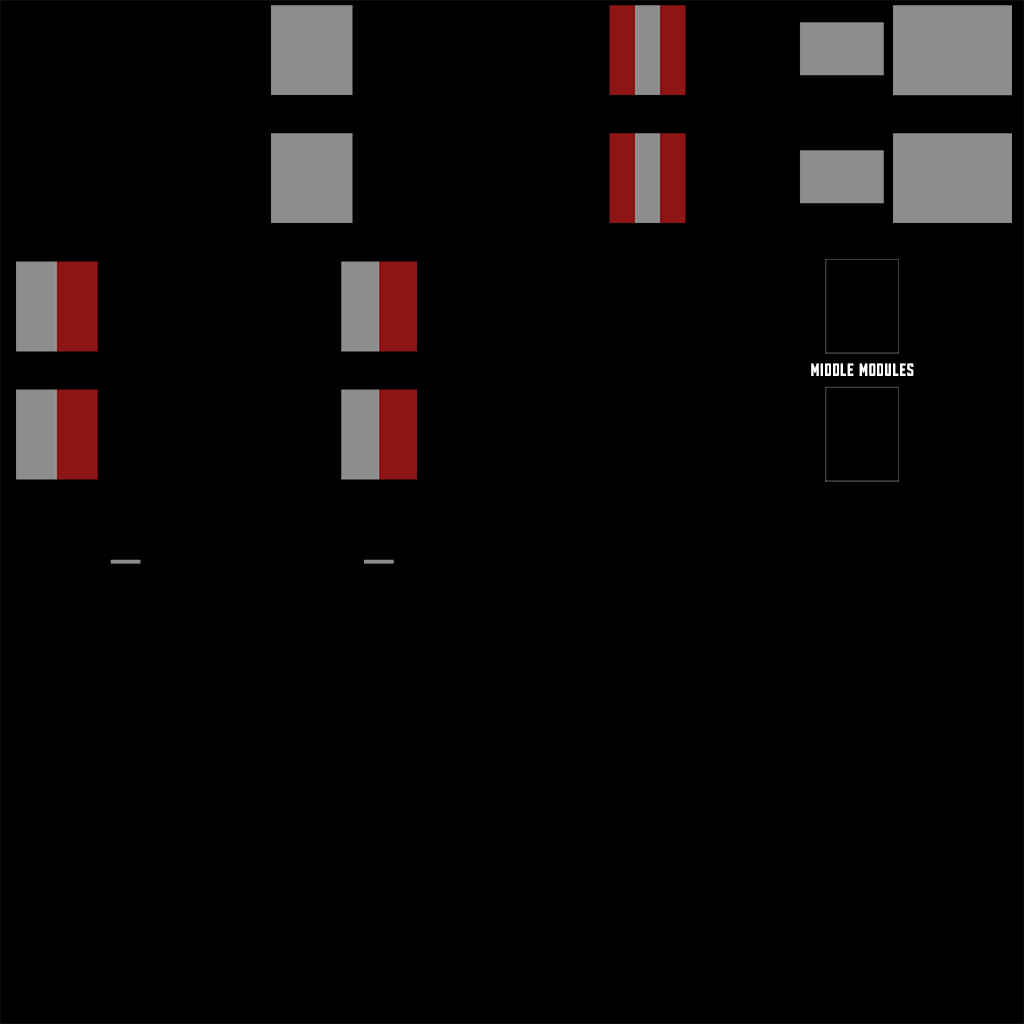
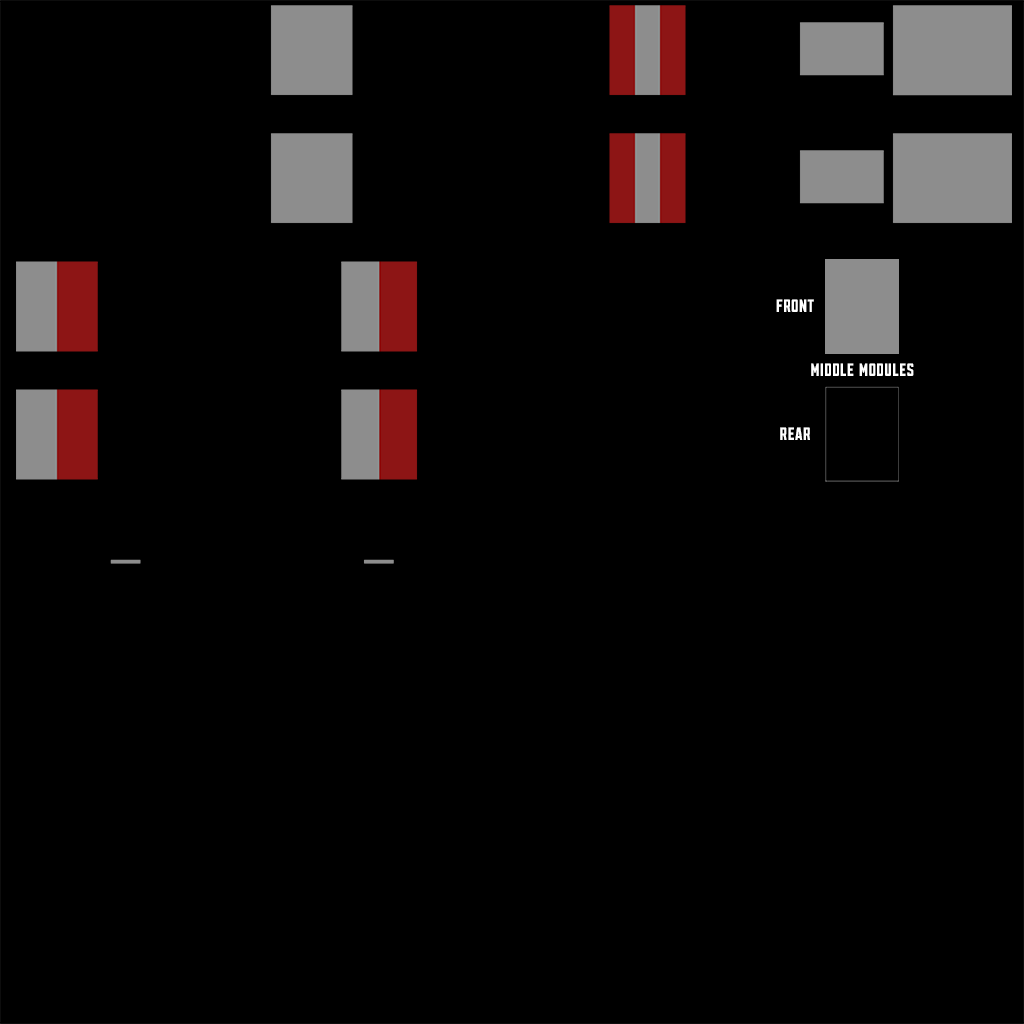
Before/after of a 1024×1024 layered artwork. What changed in the layer stack:
added layer "takedowns_center" above "Rear" over [left=825, top=259, right=899, bottom=354]
added layer "Rear" above "FRONT" over [left=780, top=427, right=810, bottom=440]
added layer "FRONT" above "Middle Modules" over [left=776, top=299, right=814, bottom=312]
